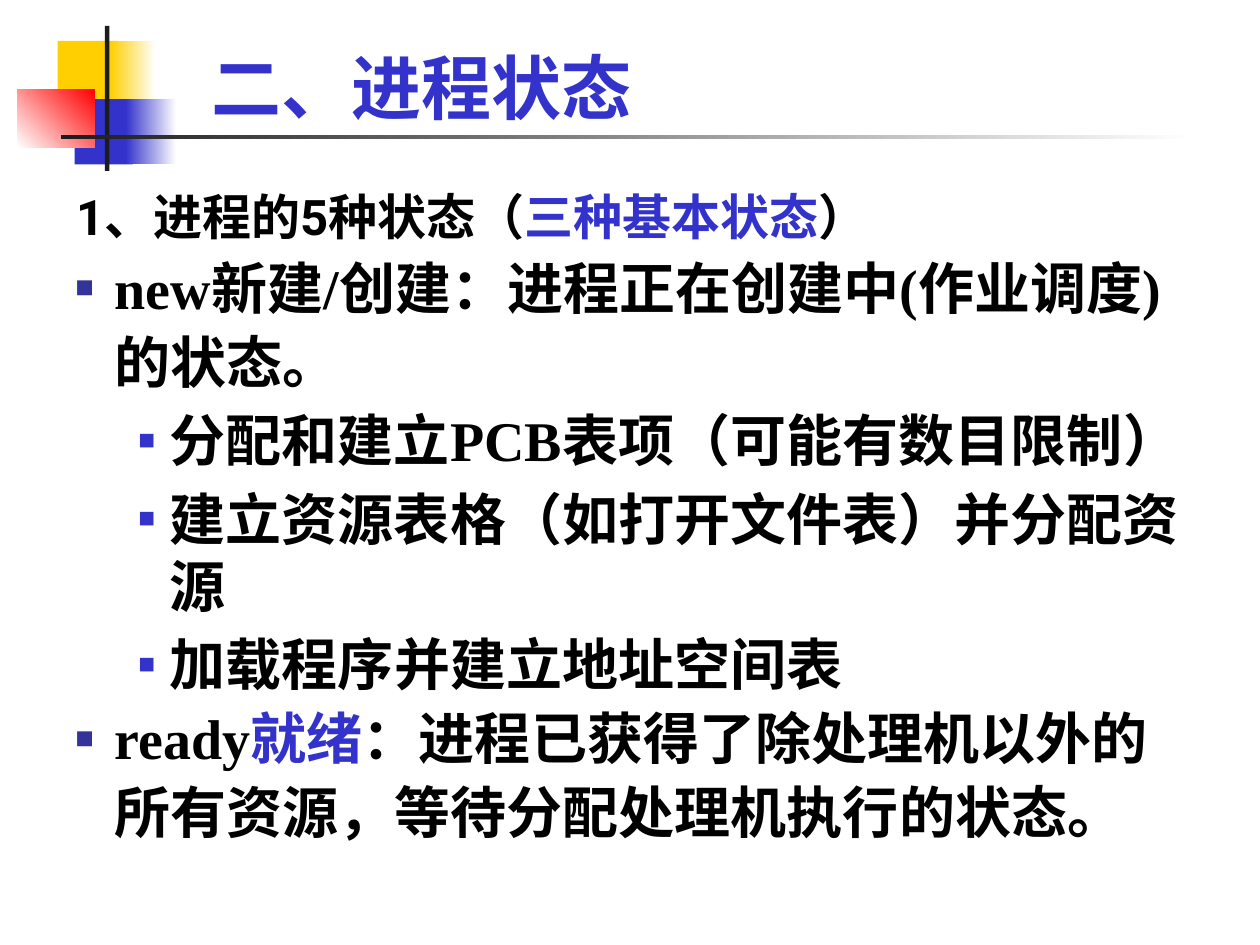
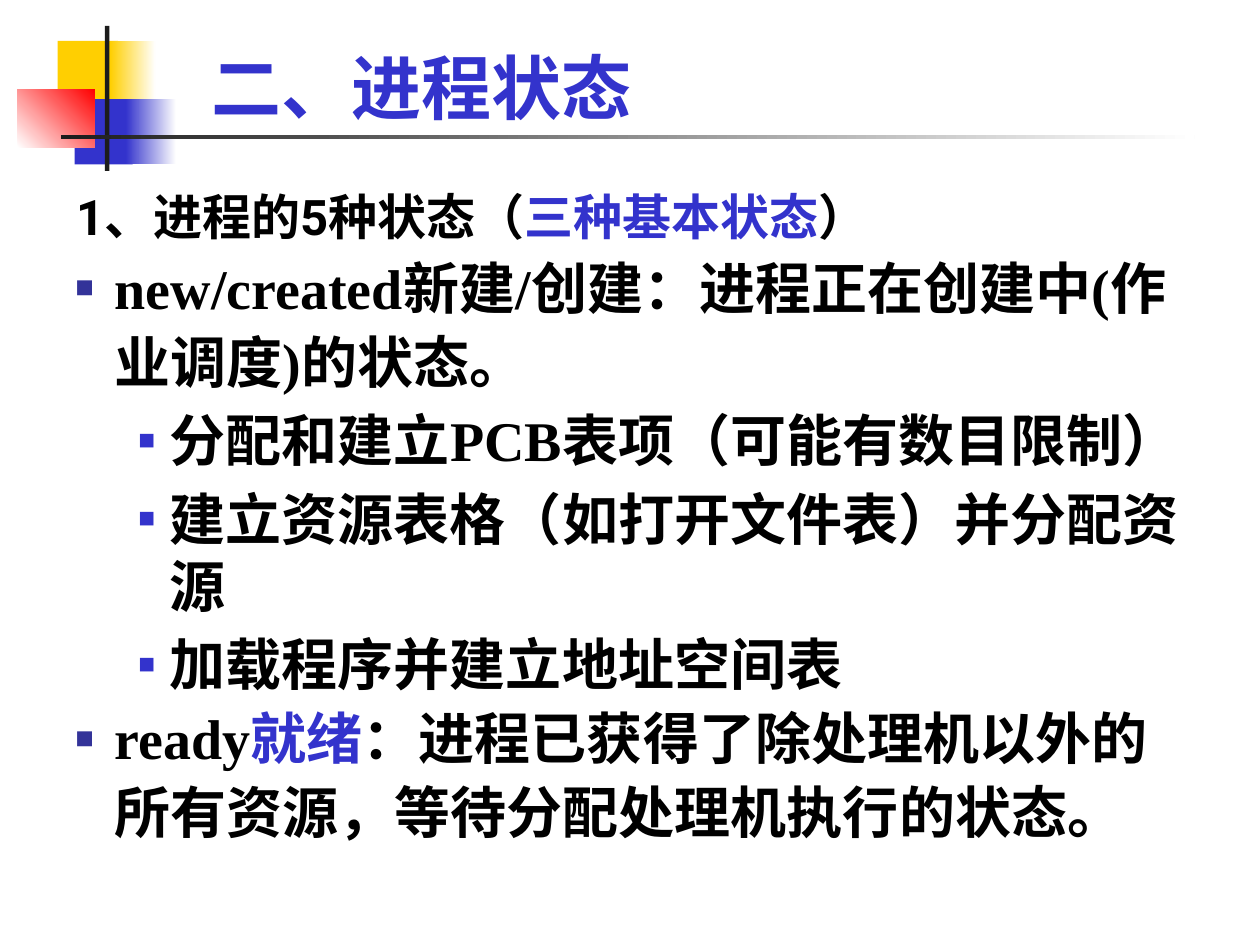
Before and after one commit to rjnew/OS, a slide deck: slide 27 of OS02.1 进程.pptx (slide 30 before the commit). Drawn at 1260x945 pixels with LibreOffice and Linux fonts; fonts in the diff are those of the drawing. Boxes give left, top, right and bottom in pixels: in the first picture for what was removed or moved away, otherwise in the second. Text is boxed around its words. In the diff, an @@ line names an element or a change of style, - is before the commit and + after.

```diff
--- a/OS02.1 进程.pptx
+++ b/OS02.1 进程.pptx
@@ text at bbox=[115, 266, 1167, 395]: text changed @@
-  ■ new新建/创建：进程正在创建中(作业调度)的状态。
+  ■ new/created新建/创建：进程正在创建中(作业调度)的状态。
```
Also in this commit, not shown: 18 other slides changed, 2 slides added, 2 slides removed.
